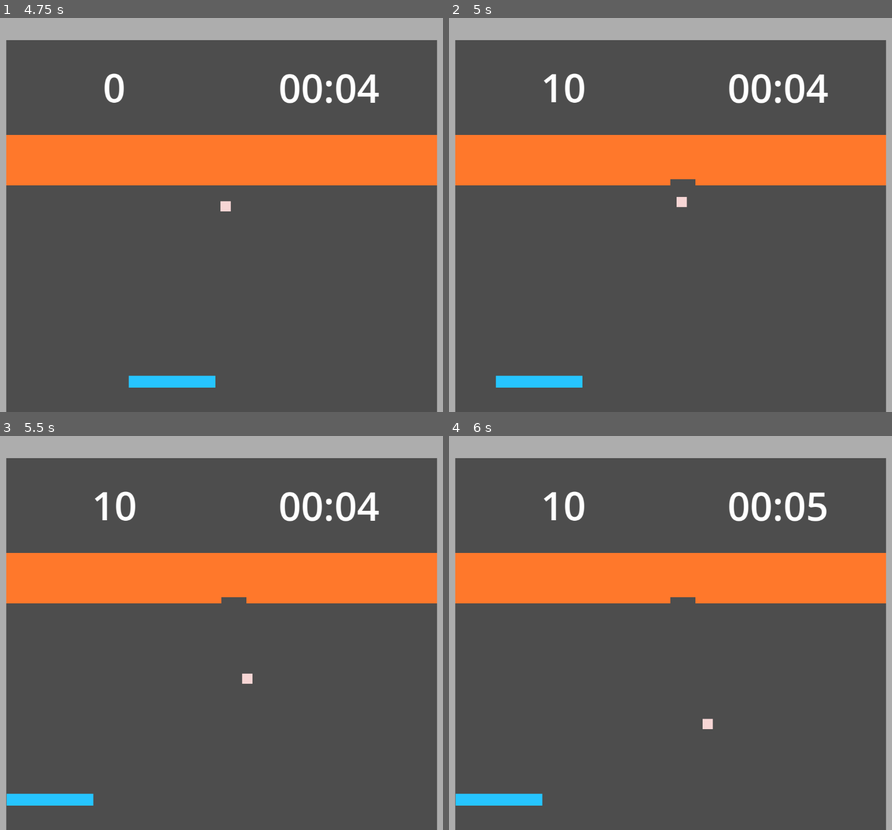
Above: before the commit, frames 1-4 (two rows, left to right).
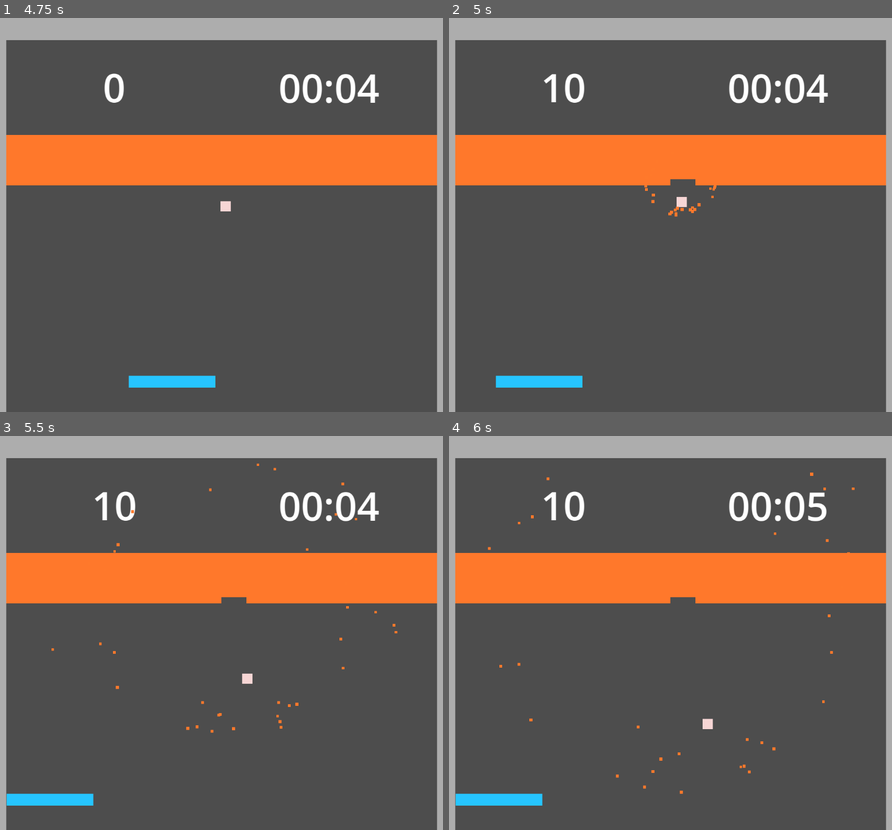
Above: after the commit, the same moments.

Repository: KeiGar/OrbFall
Game: Godot game, scene res://scenes/menus/main_menu_controls.tscn
The game is run twice, just before and just after one commit, with the same random seed, the same clock (stepped at 60 frames per second) and the same inputs.
Inputs:
- Up to frame 1 (4.75 s): click "Game Start" at 0.5 s; tap Enter at 1.25, 2.1, 2.75, 3.6, 4.25 s; hold D (player_moveRight) 1.28-2.03 s; hold Enter 1.28-2.03 s; tap Space at 2, 3.5 s; hold Shift (slow_down_time) 2.03-2.78 s; hold Enter 2.78-3.53 s; hold D (player_moveRight) 2.78-4.28 s; hold A (player_moveLeft) from 4.28 s (still down); hold Enter from 4.28 s (still down)
- Up to frame 2 (5 s): keep holding A (player_moveLeft); keep holding Enter
- Up to frame 3 (5.5 s): keep holding A (player_moveLeft); release Enter at 5.03 s; tap Enter at 5.1 s
- Up to frame 4 (6 s): release A (player_moveLeft) at 5.78 s; hold Shift (slow_down_time) from 5.78 s (still down); hold Enter from 5.78 s (still down)

Frame 1 is identical in both runs. In frame 2, 0.1% of the frame differs, in the area x 44-61%, y 42-51%; in frame 3, 0.2%, in the area x 11-90%, y 7-76%; in frame 4, 0.2%.

Commit message:
added particle system for brick destruction

Diff:
--- a/scenes/game_assets/brick.tscn
+++ b/scenes/game_assets/brick.tscn
@@ -1,9 +1,23 @@
-[gd_scene load_steps=3 format=3 uid="uid://boconio2cthqd"]
+[gd_scene load_steps=4 format=3 uid="uid://boconio2cthqd"]
 
 [ext_resource type="Script" uid="uid://1lrrhxhkevl3" path="res://scripts/game_assets/brick.gd" id="1_0fgdg"]
 
 [sub_resource type="RectangleShape2D" id="RectangleShape2D_jurt7"]
 size = Vector2(64, 16)
+
+[sub_resource type="ParticleProcessMaterial" id="ParticleProcessMaterial_0fgdg"]
+lifetime_randomness = 0.45
+particle_flag_disable_z = true
+spread = 180.0
+initial_velocity_min = 681.98
+initial_velocity_max = 897.39996
+gravity = Vector3(0, 1, 0)
+scale_min = 6.0
+scale_max = 8.0
+color = Color(1, 0.4745098, 0.16862746, 1)
+turbulence_enabled = true
+turbulence_noise_strength = 14.78
+turbulence_noise_scale = 1.486
 
 [node name="Brick" type="StaticBody2D"]
 script = ExtResource("1_0fgdg")
@@ -14,3 +28,12 @@
 
 [node name="CollisionShape2D" type="CollisionShape2D" parent="."]
 shape = SubResource("RectangleShape2D_jurt7")
+
+[node name="BrickDestructionParticles" type="GPUParticles2D" parent="."]
+emitting = false
+amount = 40
+lifetime = 1.6500000000000001
+one_shot = true
+explosiveness = 1.0
+fixed_fps = 10
+process_material = SubResource("ParticleProcessMaterial_0fgdg")
--- a/scripts/game_assets/brick.gd
+++ b/scripts/game_assets/brick.gd
@@ -1,13 +1,23 @@
 extends StaticBody2D
 
 @export var max_health: int = 1
+@export var particle_lifetime: float = 1.6
+@onready var brick_destruction_particles: GPUParticles2D = $BrickDestructionParticles
+@onready var collision_shape: CollisionShape2D = $CollisionShape2D
+@onready var polygon: Polygon2D = $Polygon2D
 var current_health: int
 
 # Called when the node enters the scene tree for the first time.
 func _ready() -> void:
+	brick_destruction_particles.lifetime = particle_lifetime
+	brick_destruction_particles.emitting = false
 	current_health = max_health
 
 func on_ball_hit() -> void:
 	current_health -= 1
 	if current_health <= 0:
+		brick_destruction_particles.emitting = true
+		polygon.visible = false
+		collision_shape.disabled = true
+		await get_tree().create_timer(particle_lifetime).timeout
 		queue_free()
